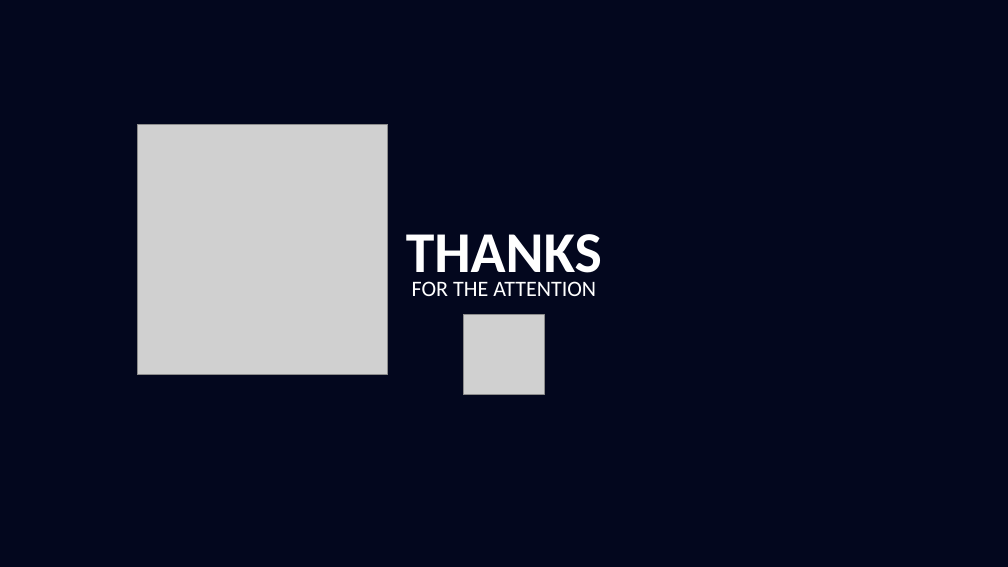
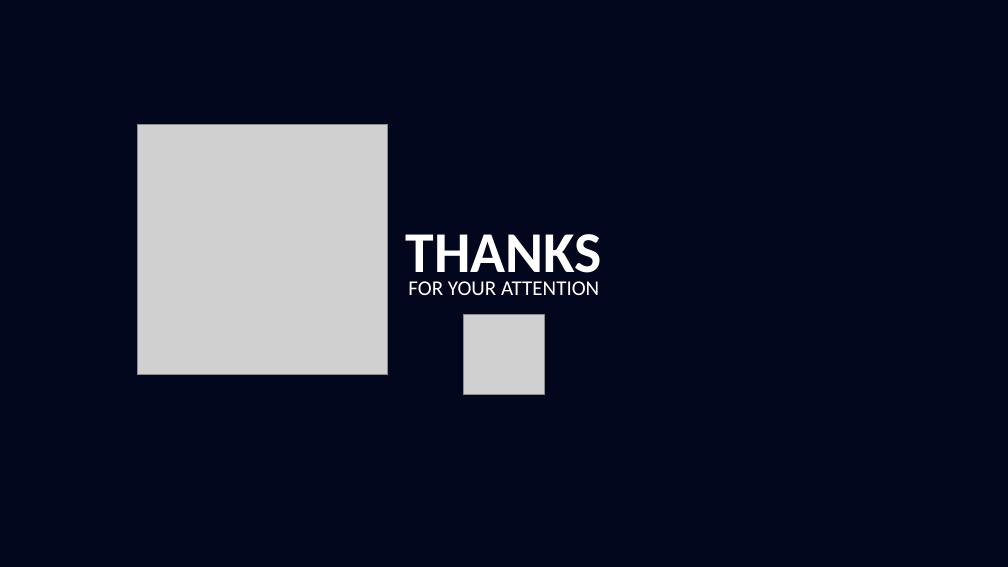
Before and after one commit to GiuseppeSoriano/WeFood, a slide deck: slide 16 of Slides/Final_Presentation/WeFood.pptx (slide 13 before the commit). Drawn at 1008x567 pixels with LibreOffice and Linux fonts; fonts in the diff are those of the drawing; grey boxes stand for pictures. Boxes give left, top, right and bottom in pixels: in the first picture for what was removed or moved away, otherwise in the second. Text is boxed around its words. In the diff, an @@ line names an element or a change of style, - is before the commit and + after.

```diff
--- a/Slides/Final_Presentation/WeFood.pptx
+++ b/Slides/Final_Presentation/WeFood.pptx
@@ background #03071E to #FFFFFF @@
@@ rectangle added at (0,0,1008,567), fill #03071E @@
@@ text at (408,281,599,295): text changed; size 21 to 20 pt @@
-FOR THE ATTENTION
+FOR YOUR ATTENTION
```
Also in this commit, not shown: 4 other slides changed, 10 slides added, 7 slides removed, 48 other files.
